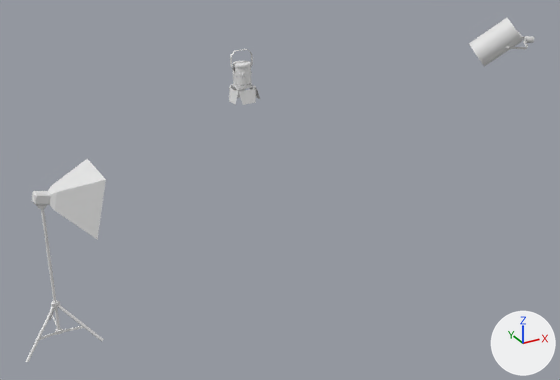
Renders of the glTF model static/scenes/light.glb from each side of a commit.
One viewpoint serves both versions: a camera (50 mm lens) standing at (-13.6, -28.0, 18.6) and looking at (0.3, -2.6, 5.9). Lighting does not change. The marker at lower right points along +X, +Y and +Z. Where no turn or scale is listed for an object, it has been applied to the vertices. Vertices at the same position are counted once.

Objects in the first picture: 'Cube_Material.002_0', 'Cube_shaft_0', 'Cube_supportArm_0', 'Cube_supportLeg_0', 'Cube_supportTriangle2_0', 'Cylinder001', 'Cylinder002', 'Handle', 'Lens Door Down', 'Lens Door L', 'Rectangle001', 'Reflector Body'.
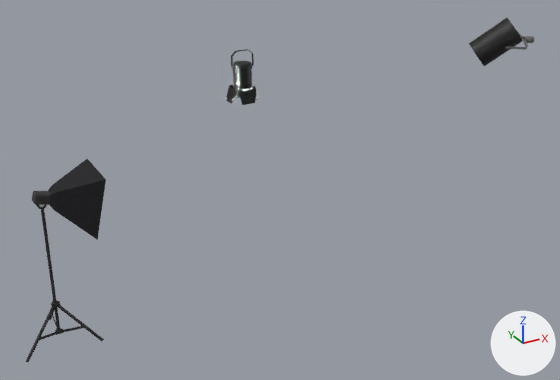
ob_spotlight_two is not drawn itself; it is the parent of ob_handle, ob_lens_door_down, ob_lens_door_l, ob_lens_door_r, ob_lens_door_up, ob_reflector_body.

Where the change shows, as pixel boxes [x1, y1, x2, y2] in the pictures (560 x 380 px):
'Cylinder001', recoloured (white to black): [469, 18, 523, 66] in both
'Reflector Body', reshaped, turned: before [232, 61, 253, 89]; after [233, 61, 252, 89]
'Cube_supportLeg_0', recoloured: [25, 305, 104, 362] in both
'Cube_shaft_0', recoloured: [41, 209, 60, 330] in both
'Lens Door Down', recoloured, turned: before [239, 86, 256, 105]; after [230, 85, 246, 98]
'Lens Door Up', turned: before [231, 84, 245, 98]; after [239, 87, 256, 105]
'Lens Door R', turned: before [250, 86, 260, 99]; after [226, 85, 238, 104]
'Lens Door L', recoloured, turned: before [229, 85, 239, 105]; after [248, 86, 257, 100]
'Handle', recoloured, turned: before [230, 49, 253, 71]; after [231, 49, 254, 72]
'Cube_supportArm_0', recoloured: [39, 314, 84, 340] in both
'Rectangle001', recoloured: [505, 30, 528, 50] in both
'Cylinder002', recoloured: [523, 36, 534, 43] in both
'Cube_supportTriangle2_0', recoloured: [51, 300, 60, 307] in both
part 1 of me_cube_material_002_0, recoloured (grey to black): [32, 159, 106, 240] in both
part 2 of me_reflector002, recoloured: [233, 61, 252, 89] in both

Patch to the scene script:
```diff
--- a/static/scenes/light.glb.py
+++ b/static/scenes/light.glb.py
@@ mat_material_002 @@
+mat_material_002 = principled_material('Material.002')
+mat_material_002.texture = img_image_3
+mat_material_002.roughness = 0.824
@@ me_cube_material_002_0 @@
 me_cube_material_002_0.from_pydata(...)  # 40 vertices, 74 faces; spans x -1.06..1.48, y -1.24..1.24, z -1.48..0.93
+# me_cube_material_002_0 part 1: 68 faces spanning x -1.06..1.48, y -1.24..1.24, z -1.48..0.93 switch from no material to mat_material_002 (picture img_image_3)
+me_cube_material_002_0.materials.append(mat_softbox_emissive)  # white #e7e7e7
@@ me_cube_shaft_0 @@
 me_cube_shaft_0.from_pydata(...)  # 185 vertices, 248 faces; spans x -0.8..-0.68, y -0.06..0.06, z -5.77..-0.21
+me_cube_shaft_0.materials.append(mat_shaft)  # picture img_image_0
@@ me_cube_supportarm_0 @@
 me_cube_supportarm_0.from_pydata(...)  # 52 vertices, 54 faces; spans x -1.68..0.2, y -0.55..1.08, z -5.9..-5.58
+me_cube_supportarm_0.materials.append(mat_supportarm)  # picture img_image_1
@@ me_cube_supportleg_0 @@
 me_cube_supportleg_0.from_pydata(...)  # 251 vertices, 357 faces; spans x -2.33..0.84, y -0.95..1.78, z -6.32..-4.57
+me_cube_supportleg_0.materials.append(mat_supportleg)  # picture img_image_0
@@ me_cube_supporttriangle2_0 @@
 me_cube_supporttriangle2_0.from_pydata(...)  # 115 vertices, 133 faces; spans x -0.913..-0.566, y -0.116..0.201, z -4.567..-4.443
+me_cube_supporttriangle2_0.materials.append(mat_supporttriangle2)  # picture img_image_0
@@ me_mesh_004 @@
 me_mesh_004.from_pydata(...)  # 216 vertices, 403 faces; spans x -1.94..0.03, y -0.66..1.12, z -1.02..0.92
+me_mesh_004.materials.append(mat_02___default)  # picture img_250
@@ me_mesh_003 @@
 me_mesh_003.from_pydata(...)  # 60 vertices, 116 faces; spans x 0.324..0.729, y -0.218..0.071, z -0.209..0.102
+me_mesh_003.materials.append(mat_03___default)  # picture img_1__17
@@ me_mesh_001 @@
 me_mesh_001.from_pydata(...)  # 200 vertices, 396 faces; spans x -1.001..0.373, y -0.541..0.662, z -0.3..0.43
+me_mesh_001.materials.append(mat_03___default)  # picture img_1__17
@@ me_reflector002_005 @@
 me_reflector002_005.from_pydata(...)  # 132 vertices, 264 faces; spans x -0.707..0.701, y -0.167..0.182, z -0.569..0.661
+me_reflector002_005.materials.append(mat_black)  # black #000000
@@ me_reflector002_004 @@
 me_reflector002_004.from_pydata(...)  # 80 vertices, 156 faces; spans x -0.579..0.589, y -0.633..0.106, z -0.574..0.09
+me_reflector002_004.materials.append(mat_black)  # black #000000
@@ me_reflector002_001 @@
 me_reflector002_001.from_pydata(...)  # 80 vertices, 156 faces; spans x -0.062..0.175, y -0.941..0.357, z -0.791..0.519
+me_reflector002_001.materials.append(mat_black)  # black #000000
@@ me_reflector002 @@
 # used by ob_reflector_body; parent = ob_spotlight_two; location = (-0.000847, -0.0273, 0.291); rotation_euler = (1.055, 0.00219, 0.0), in degrees (60, 0.1, 0)
-me_reflector002.from_pydata(...)  # 1168 vertices, 2304 faces; spans x -0.59..0.61, y -0.95..0.86, z -0.88..0.78
+me_reflector002.from_pydata(...)  # 1104 vertices, 2176 faces; spans x -0.59..0.61, y -0.95..0.86, z -0.87..0.78
+# me_reflector002 part 2: 2162 faces spanning x -0.59..0.61, y -0.95..0.86, z -0.87..0.78 switch from no material to mat_black (black #000000)
+me_reflector002.materials.append(mat_material_003)  # white #e7e7e7
@@ ob_spotlight_two @@
 ob_spotlight_two.location = (0.0, 0.0, 10.0)
-ob_spotlight_two.rotation_euler = (0.0403, 0.0, -3.116)  # degrees (2.3, 0, -179)
 ob_spotlight_two.scale = (0.678, 0.678, 0.678)
```
